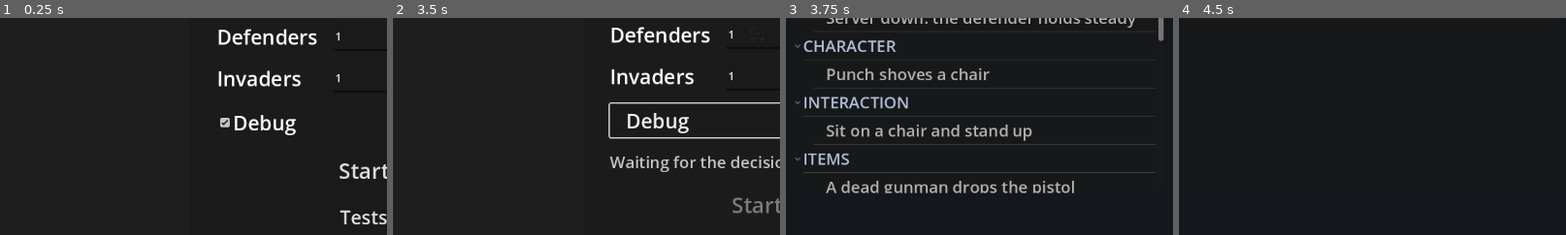
Above: before the commit, frames 1-4 (left to right).
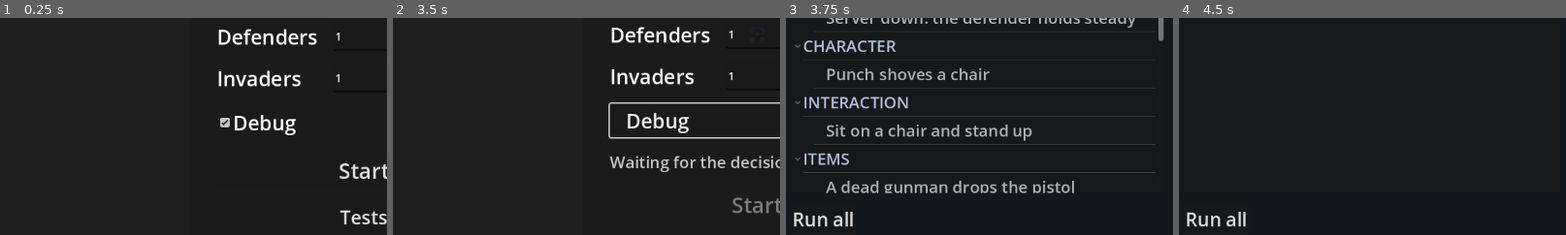
Above: after the commit, the same moments.

Repository: AnthonyThomasson/Example-Godot
Game: Godot game, scene res://scenes/main.tscn
The game is run twice, just before and just after one commit, with the same random seed, the same clock (stepped at 60 frames per second) and the same inputs.
Inputs (mouse positions are % of the whole screen's width and height, from its top left):
- Up to frame 1 (0.25 s): no input
- Up to frame 2 (3.5 s): click (55, 38) at 0.52 s; type "12" at 0.6 s; click "Start" at 1.25 s; click "Human player" at 2 s; click "Debug" at 2.75 s
- Up to frame 3 (3.75 s): click "Tests" at 3.5 s
- Up to frame 4 (4.5 s): click (54, 12) at 4.27 s; type "Alex" at 4.35 s
The pictures show only the part of the screen within x 3-53%, y 44-94%; the shares and areas given below are measured in that part.

Frames 1-2 are identical in both runs. In frame 3, 0.5% of the frame differs, in the area x 2-18%, y 89-97%; in frame 4, 0.5%.

Commit message:
add the ability to run all tests

Diff:
--- a/scenes/testing/log_watch.gd
+++ b/scenes/testing/log_watch.gd
@@ -19,6 +19,8 @@
 	"[von] ",  # the Von launcher's diagnostics; a requires_von test is SKIPPED without a live server
 ]
 
+## Set to watch a log other than the project's (a run started with `--log-file`).
+var path_override := ""
 var _path := ""
 var _offset := 0
 ## A trailing line not yet terminated by a newline (kept until the rest arrives).
@@ -98,6 +100,8 @@
 
 ## The absolute path of the engine log file.
 func _log_path() -> String:
+	if path_override != "":
+		return path_override
 	return ProjectSettings.globalize_path(String(ProjectSettings.get_setting("debug/file_logging/log_path", "user://logs/godot.log")))
 
 
--- a/scenes/testing/test_browser.gd
+++ b/scenes/testing/test_browser.gd
@@ -3,7 +3,8 @@
 ## Testing domain: the test browser scene — reached from the setup window's Tests button. Hosts the UI
 ## domain's browser window over the discovered tests; Play stores the pick and opens the runner, Back
 ## returns to the main scene. The search text and last results live in Engine metas, so they survive
-## the round trip through a test.
+## the round trip through a test. Run all spawns a separate headless run (its own `--out` dir and engine
+## log, so it never shares files with this game or another run) and folds its report into the marks.
 
 const TestCatalog = preload("res://scenes/testing/test_catalog.gd")
 const BROWSER_WINDOW := preload("res://scenes/ui/test_browser_window.gd")
@@ -13,13 +14,22 @@
 const META_RESULTS := "test_results"
 const META_FILTER := "test_filter"
 
+var _window: CanvasLayer
+## The headless run's process id (-1 when none), its output dir and start time (msec).
+var _pid := -1
+var _out_dir := ""
+var _started_msec := 0
+
 
 func _ready() -> void:
+	set_process(false)
 	var window: CanvasLayer = BROWSER_WINDOW.new()
+	_window = window
 	window.name = "TestBrowserWindow"
 	add_child(window)
 	window.play_requested.connect(_on_play)
 	window.back_requested.connect(_on_back)
+	window.run_all_requested.connect(_on_run_all)
 	window.filter_changed.connect(func(t: String): Engine.set_meta(META_FILTER, t))
 	window.open(TestCatalog.discover(), Engine.get_meta(META_RESULTS, {}), TestCatalog.matches,
 		String(Engine.get_meta(META_FILTER, "")), String(Engine.get_meta(META_SELECTION, "")))
@@ -34,3 +44,59 @@
 ## Back: return to the main scene (its setup window).
 func _on_back() -> void:
 	get_tree().change_scene_to_file(MAIN_SCENE)
+
+
+## Run all: start a headless run of every test in a fresh output dir and watch it from `_process`.
+func _on_run_all() -> void:
+	if _pid != -1:
+		return
+	_out_dir = ProjectSettings.globalize_path("user://test_runs/%d" % Time.get_ticks_usec())
+	DirAccess.make_dir_recursive_absolute(_out_dir)
+	_pid = OS.create_process(OS.get_executable_path(), [
+		"--headless", "--path", ProjectSettings.globalize_path("res://"), "--fixed-fps", "60",
+		"--log-file", _out_dir.path_join("godot.log"),
+		"res://scenes/testing/test_runner.tscn", "--", "--run-tests", "--out=" + _out_dir])
+	if _pid == -1:
+		_window.set_run_status("Could not start the test run")
+		return
+	_started_msec = Time.get_ticks_msec()
+	_window.set_run_status("Running all tests…", true)
+	set_process(true)
+
+
+## While a run is going: show elapsed time, and fold in its report when the process ends.
+func _process(_delta: float) -> void:
+	if OS.is_process_running(_pid):
+		_window.set_run_status("Running all tests… %d s" % ((Time.get_ticks_msec() - _started_msec) / 1000), true)
+		return
+	set_process(false)
+	_pid = -1
+	_finish_run()
+
+
+## Read the finished run's report into the marks and say how it went.
+func _finish_run() -> void:
+	var report := FileAccess.get_file_as_string(_out_dir.path_join("report.json"))
+	var parsed: Variant = JSON.parse_string(report) if report != "" else null
+	if not parsed is Dictionary:
+		_window.set_run_status("Test run produced no report (see %s)" % _out_dir.path_join("godot.log"))
+		return
+	var results: Dictionary = Engine.get_meta(META_RESULTS, {})
+	var counts := {}
+	for r in parsed["results"]:
+		results[r["id"]] = r["status"]
+		counts[r["status"]] = counts.get(r["status"], 0) + 1
+	Engine.set_meta(META_RESULTS, results)
+	var bad: int = counts.get("FAIL", 0) + counts.get("TIMEOUT", 0)
+	var summary := "%d passed, %d failed, %d timed out, %d skipped" % [counts.get("PASS", 0),
+		counts.get("FAIL", 0), counts.get("TIMEOUT", 0), counts.get("SKIPPED", 0)]
+	if not (parsed.get("stray_logs", []) as Array).is_empty():
+		summary += ", %d stray log line(s)" % (parsed["stray_logs"] as Array).size()
+	_window.set_results(results)
+	_window.set_run_status(summary + ("  (details: %s)" % _out_dir if bad > 0 else ""))
+
+
+## Don't leave a headless run behind when the browser closes.
+func _exit_tree() -> void:
+	if _pid != -1 and OS.is_process_running(_pid):
+		OS.kill(_pid)
--- a/scenes/testing/test_runner.gd
+++ b/scenes/testing/test_runner.gd
@@ -7,7 +7,9 @@
 ##   batch       — `godot --headless --fixed-fps 60 res://scenes/testing/test_runner.tscn --
 ##                 --run-tests [filter] [--include-von]` runs every matching test in turn, prints one
 ##                 line each plus a summary, writes `user://test_report.json` and exits 1 on any
-##                 failure (or any error/warning logged outside a test).
+##                 failure (or any error/warning logged outside a test). `--out=<dir>` puts the report
+##                 and failure bundles in <dir> instead; started with `--log-file <dir>/godot.log` it
+##                 also owns its engine log, so parallel runs and a running game never share files.
 ## Each test gets a fresh TestWorld child, freed between tests. The Von launcher is created only when
 ## a test needs it and then kept for the session, so a server it started isn't killed between tests.
 ## Every engine error/warning logged while a test is open fails it (log_watch.gd).
@@ -32,11 +34,15 @@
 
 var _watch := LogWatch.new()
 var _batch := false
+## Where the report and failure bundles go; `--out=<dir>` moves them off the shared `user://` paths so
+## concurrent runs (and a running game) never overwrite each other.
+var _report_path := REPORT_PATH
+var _bundle_dir := BUNDLE_DIR
 ## Batch: run requires_von tests (else they are skipped).
 var _include_von := false
 ## `--require-von`: a Von test fails instead of skipping when no server is live.
 var _require_von := false
-## `--shots`: save screenshots of failed tests into BUNDLE_DIR (needs a rendering run, not headless).
+## `--shots`: save screenshots of failed tests into the bundle dir (needs a rendering run, not headless).
 var _shots := false
 ## The Von launcher, created by the first requires_von test, and its settled answer.
 var _launcher: Node = null
@@ -59,8 +65,13 @@
 
 
 func _ready() -> void:
+	var args := OS.get_cmdline_user_args()
+	# A run given `--out=<dir>` was also started with `--log-file <dir>/godot.log` (the engine consumes that
+	# flag, so it is not visible here and does not update the project setting): follow the moved log.
+	var out := _option(args, "--out", "")
+	if out != "":
+		_watch.path_override = out.path_join("godot.log")
 	_watch.begin()
-	var args := OS.get_cmdline_user_args()
 	if args.has("--play"):
 		_select_from_cli(args)
 	if args.has("--run-tests"):
@@ -131,7 +142,7 @@
 					return
 	_ctx = TestContext.new(get_tree(), entry)
 	if _shots:
-		_ctx.shot_prefix = "%s/%s" % [BUNDLE_DIR, String(entry["id"]).replace("/", "__")]
+		_ctx.shot_prefix = "%s/%s" % [_bundle_dir, String(entry["id"]).replace("/", "__")]
 	if entry["error"] != "":
 		_ctx.check(false, "Test script " + String(entry["error"]))
 		_ctx.finish("FAIL")
@@ -346,6 +357,10 @@
 	_shots = args.has("--shots")
 	if _shots and DisplayServer.get_name() == "headless":
 		print("NOTE  --shots needs a rendering run; tools/run_tests.sh --shots drops --headless")
+	var out := _option(args, "--out", "")
+	if out != "":
+		_report_path = out.path_join("report.json")
+		_bundle_dir = out.path_join("failures")
 	var repeat := maxi(1, int(_option(args, "--repeat", "1")))
 	TestSetup.seed_override = int(_option(args, "--seed", "0"))
 	var self_test := args.has("--self-test")
@@ -426,10 +441,10 @@
 			print("        shot:   %s" % shot)
 
 
-## Write a failed result (events, snapshot, traces included) to BUNDLE_DIR; returns the file's path.
+## Write a failed result (events, snapshot, traces included) to the bundle dir; returns the file's path.
 func _write_bundle(r: Dictionary) -> String:
-	DirAccess.make_dir_recursive_absolute(BUNDLE_DIR)
-	var path := "%s/%s.json" % [BUNDLE_DIR, String(r["id"]).replace("/", "__")]
+	DirAccess.make_dir_recursive_absolute(_bundle_dir)
+	var path := "%s/%s.json" % [_bundle_dir, String(r["id"]).replace("/", "__")]
 	var f := FileAccess.open(path, FileAccess.WRITE)
 	if f != null:
 		f.store_string(JSON.stringify(r, "  "))
@@ -462,10 +477,10 @@
 	return 1 if bad > 0 else 0
 
 
-## Write the JSON report (results + stray logs) to REPORT_PATH.
+## Write the JSON report (results + stray logs) to the report path.
 func _write_report(results: Array) -> void:
-	var f := FileAccess.open(REPORT_PATH, FileAccess.WRITE)
+	var f := FileAccess.open(_report_path, FileAccess.WRITE)
 	if f == null:
 		return
 	f.store_string(JSON.stringify({ "results": results, "stray_logs": _stray_logs }, "  "))
-	print("Report: %s" % ProjectSettings.globalize_path(REPORT_PATH))
+	print("Report: %s" % ProjectSettings.globalize_path(_report_path))
--- a/scenes/ui/test_browser_window.gd
+++ b/scenes/ui/test_browser_window.gd
@@ -2,13 +2,16 @@
 
 ## UI domain, test browser window: lists every game test grouped by domain, with a search box (matched
 ## by the host's `matcher`), the last result per test, and a details
-## pane. Play (or double-click / Enter) emits `play_requested`; Back emits `back_requested`. Built in
-## code like the other UI windows; it knows nothing of the Testing domain — only the descriptor dicts
+## pane. Play (or double-click / Enter) emits `play_requested`; Back emits `back_requested`; Run all
+## emits `run_all_requested` and the host answers with `set_run_status` / `set_results`. Built in code like the other UI windows; it knows nothing of the
+## Testing domain — only the descriptor dicts
 ## (`{ id, path, name, domain, description, tags, requires_von, manual, switches, world, error }`) and
 ## the `{ id: status }` results it is handed.
 
 signal play_requested(path: String)
 signal back_requested
+## Run every test (the host spawns the run and reports back through `set_run_status` / `set_results`).
+signal run_all_requested
 ## The search text changed (so the host can restore it next time).
 signal filter_changed(text: String)
 
@@ -25,6 +28,8 @@
 var _tree: Tree
 var _details: RichTextLabel
 var _play: Button
+var _run_all: Button
+var _run_status: Label
 var _count: Label
 
 
@@ -99,8 +104,19 @@
 
 	var buttons := HBoxContainer.new()
 	buttons.add_theme_constant_override("separation", 16)
-	buttons.alignment = BoxContainer.ALIGNMENT_END
 	box.add_child(buttons)
+	_run_all = Button.new()
+	_run_all.text = "Run all"
+	_run_all.add_theme_font_size_override("font_size", 28)
+	_run_all.pressed.connect(run_all_requested.emit)
+	buttons.add_child(_run_all)
+	_run_status = Label.new()
+	_run_status.add_theme_font_size_override("font_size", 22)
+	_run_status.modulate = Color(1, 1, 1, 0.8)
+	_run_status.size_flags_horizontal = Control.SIZE_EXPAND_FILL
+	_run_status.size_flags_vertical = Control.SIZE_SHRINK_CENTER
+	_run_status.clip_text = true
+	buttons.add_child(_run_status)
 	var back := Button.new()
 	back.text = "Back"
 	back.add_theme_font_size_override("font_size", 28)
@@ -111,6 +127,19 @@
 	_play.add_theme_font_size_override("font_size", 28)
 	_play.pressed.connect(_play_selected)
 	buttons.add_child(_play)
+
+
+## Show the host's run progress / outcome next to the buttons; `running` disables Run all.
+func set_run_status(text: String, running := false) -> void:
+	_run_status.text = text
+	_run_all.disabled = running
+
+
+## Replace the `{ id: status }` marks (after a run) and redraw the list.
+func set_results(results: Dictionary) -> void:
+	_results = results
+	_refresh(_selected_path())
+	_show_details()
 
 
 ## Rebuild the list for the current search, keeping `keep` (a path) selected when it is still shown,
Not shown, changed: .claude/skills/domain-testing/SKILL.md
Not shown, changed: .claude/skills/domain-ui/SKILL.md
Not shown, changed: tools/run_tests.sh
